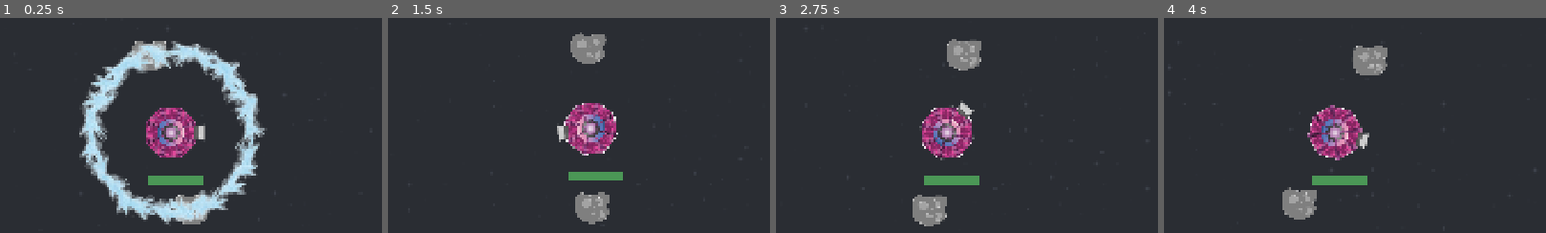
Above: before the commit, frames 1-4 (left to right).
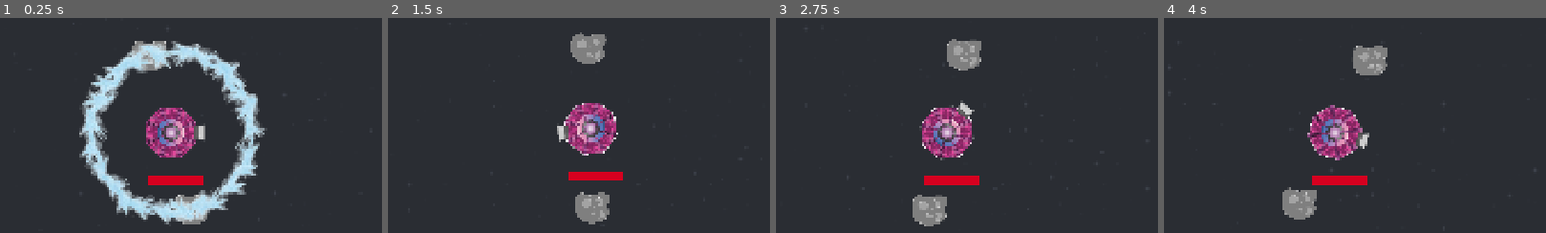
Above: after the commit, the same moments.

Repository: two-sticks-and-a-rock/space-arcade
Game: Godot game, scene res://scenes/main.tscn
Two runs of this game, one before a commit and one after it. Both use one fixed random seed, a clock stepped at 60 frames per second and the inputs below.
Inputs (mouse positions are % of the whole screen's width and height, from its top left):
- Up to frame 1 (0.25 s): no input
- Up to frame 2 (1.5 s): move the mouse to (72, 45) at 0.52 s; press the mouse at (72, 45) at 0.53 s; move the mouse to (30, 55) at 1.27 s; release the mouse at (30, 55) at 1.28 s; click (30, 55) at 1.35 s
- Up to frame 3 (2.75 s): move the mouse to (60, 28) at 2.02 s; press the mouse at (60, 28) at 2.03 s
- Up to frame 4 (4 s): move the mouse to (45, 70) at 2.77 s; release the mouse at (45, 70) at 2.78 s; click (45, 70) at 2.85 s; move the mouse to (80, 65) at 3.52 s; press the mouse at (80, 65) at 3.53 s
The pictures show only the part of the screen within x 28-78%, y 23-73%; the shares and areas given below are measured in that part.

The runs differ from the first frame. In frame 1, 0.6% of the frame differs, in the area x 38-54%, y 73-78%; in frame 2, 0.6%; in frame 3, 0.6%; in frame 4, 0.6%.

Commit message:
red hp bar

Diff:
--- a/scenes/player/player.tscn
+++ b/scenes/player/player.tscn
@@ -15,7 +15,7 @@
 [sub_resource type="StyleBoxFlat" id="StyleBoxFlat_p47bc"]
 
 [sub_resource type="StyleBoxFlat" id="StyleBoxFlat_lvxji"]
-bg_color = Color(0.29237694, 0.5903247, 0.33716953, 1)
+bg_color = Color(0.8392157, 0, 0.12156863, 1)
 
 [sub_resource type="CircleShape2D" id="CircleShape2D_kcn5b"]
 radius = 147.16656
